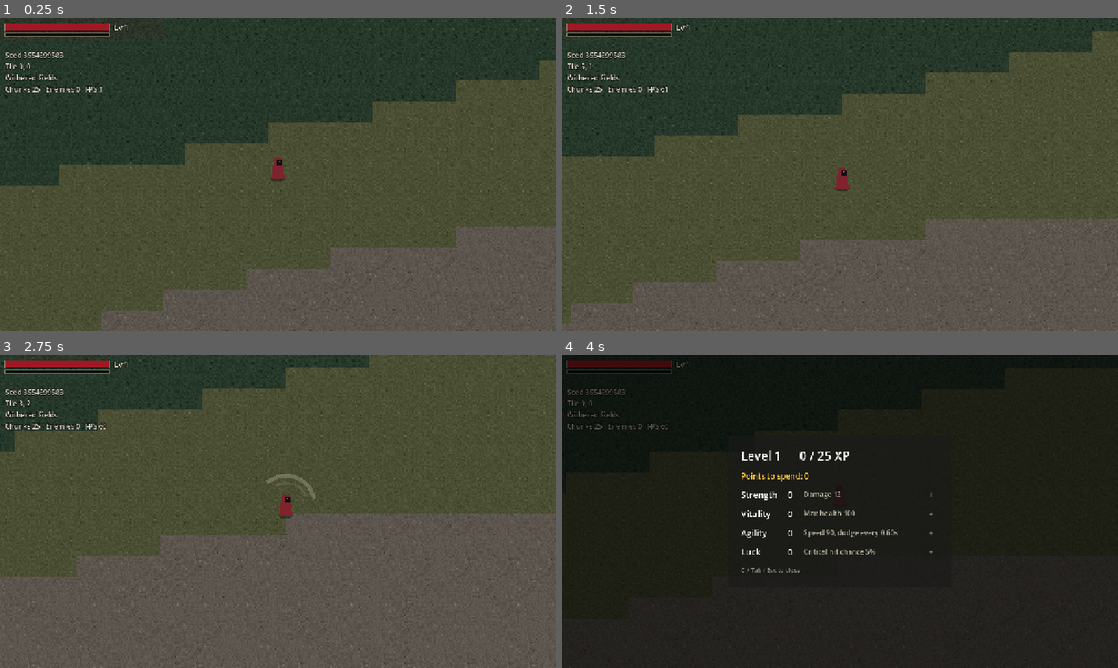
Above: before the commit, frames 1-4 (two rows, left to right).
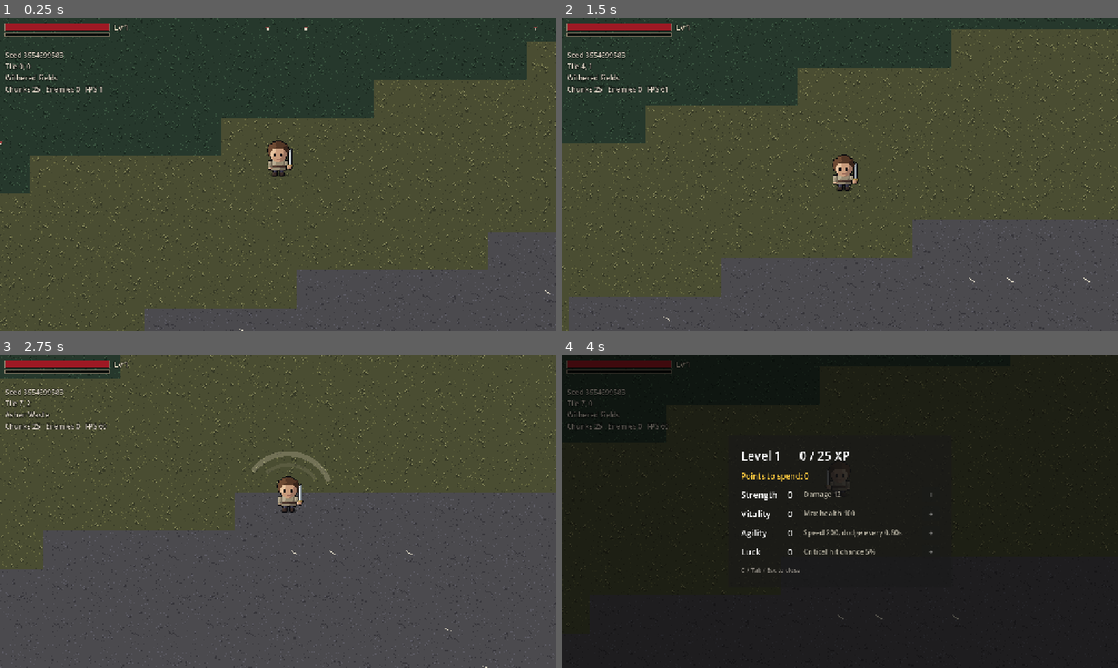
Above: after the commit, the same moments.

Repository: snamberi/Hall-Through-Heart
Game: Godot game, scene res://scenes/main.tscn
Same seed, same stepped clock (60 frames per second), same inputs: the game is played once before the commit and once after it.
Inputs (mouse positions are in pixels of both pictures, inside the frame that each line leads up to):
- Up to frame 1 (0.25 s): no input
- Up to frame 2 (1.5 s): tap Enter at 0.5 s; move the mouse to (962, 158) at 0.52 s; press the mouse at (962, 158) at 0.53 s; hold D (move_right) 0.53-1.28 s; tap Space (dodge) at 0.8, 1.35 s; move the mouse to (728, 190) at 1.27 s; release the mouse at (728, 190) at 1.28 s; hold S (move_down) from 1.28 s (still down)
- Up to frame 3 (2.75 s): click (166, 527) at 1.55 s; move the mouse to (333, 442) at 2.02 s; release S (move_down) at 2.03 s; press the mouse at (333, 442) at 2.03 s; hold D (move_right) from 2.03 s (still down); tap Space (dodge) at 2.3 s
- Up to frame 4 (4 s): move the mouse to (812, 574) at 2.77 s; release D (move_right) at 2.78 s; release the mouse at (812, 574) at 2.78 s; hold W (move_up) 2.78-3.53 s; tap Space (dodge) at 2.85, 3.8 s; click (812, 574) at 3.05 s; move the mouse to (1006, 558) at 3.52 s; hold A (move_left) from 3.53 s (still down); hold C (toggle_stats) from 3.53 s (still down)

The runs differ from the first frame. In frame 1, 12% of the frame differs, in the area x 0-100%, y 0-100%; in frame 2, 14%; in frame 3, 18%; in frame 4, 0.7%.

Commit message:
Replace placeholder shapes with 44px pixel art
Adds a plain human player sprite, a redrawn Husk, and a 44px terrain
atlas with eight variants per terrain type, all produced by
tools/generate_art.py. Tiles are now 44px, the camera zooms 2x, and
movement, combat, and spawn distances are rescaled to match.

Co-Authored-By: Claude Fable 5.2 <noreply@anthropic.com>
Claude-Session: https://claude.ai/code/session_018VKRMzBJrrQDcMAxNX13Ea

Diff:
--- a/scenes/enemies/husk.tscn
+++ b/scenes/enemies/husk.tscn
@@ -1,11 +1,13 @@
-[gd_scene load_steps=5 format=3]
+[gd_scene load_steps=6 format=3]
 
 [ext_resource type="Script" path="res://scripts/enemies/enemy.gd" id="1_enemy"]
 [ext_resource type="Script" path="res://scripts/combat/health.gd" id="2_health"]
 [ext_resource type="Script" path="res://scripts/ui/world_health_bar.gd" id="3_bar"]
 
+[ext_resource type="Texture2D" path="res://assets/sprites/husk.png" id="4_sprite"]
+
 [sub_resource type="CircleShape2D" id="shape_feet"]
-radius = 4.5
+radius = 10.0
 
 [node name="Husk" type="CharacterBody2D"]
 collision_layer = 4
@@ -22,19 +24,11 @@
 
 [node name="Visual" type="Node2D" parent="."]
 
-[node name="Shadow" type="Polygon2D" parent="Visual"]
-color = Color(0, 0, 0, 0.35)
-polygon = PackedVector2Array(-6, 3, -4, 1, 4, 1, 6, 3, 4, 5, -4, 5)
-
-[node name="Body" type="Polygon2D" parent="Visual"]
-color = Color(0.56, 0.6, 0.5, 1)
-polygon = PackedVector2Array(-4, 3, -5, -4, -3, -9, 1, -11, 5, -9, 5, -5, 3, -3, 4, 3)
-
-[node name="Maw" type="Polygon2D" parent="Visual"]
-color = Color(0.12, 0.07, 0.09, 1)
-polygon = PackedVector2Array(1, -8, 4, -8, 4, -5, 2, -5)
+[node name="Sprite" type="Sprite2D" parent="Visual"]
+position = Vector2(0, -19)
+texture = ExtResource("4_sprite")
 
 [node name="HealthBar" type="Node2D" parent="."]
-position = Vector2(0, -15)
+position = Vector2(0, -46)
 z_index = 10
 script = ExtResource("3_bar")
--- a/scenes/player.tscn
+++ b/scenes/player.tscn
@@ -6,8 +6,10 @@
 
 [ext_resource type="Script" path="res://scripts/player/player_stats.gd" id="4_stats"]
 
+[ext_resource type="Texture2D" path="res://assets/sprites/player.png" id="5_sprite"]
+
 [sub_resource type="CircleShape2D" id="shape_feet"]
-radius = 4.5
+radius = 10.0
 
 [node name="Player" type="CharacterBody2D" groups=["player"]]
 collision_layer = 2
@@ -26,28 +28,16 @@
 
 [node name="Visual" type="Node2D" parent="."]
 
-[node name="Shadow" type="Polygon2D" parent="Visual"]
-color = Color(0, 0, 0, 0.35)
-polygon = PackedVector2Array(-6, 3, -4, 1, 4, 1, 6, 3, 4, 5, -4, 5)
-
-[node name="Cloak" type="Polygon2D" parent="Visual"]
-color = Color(0.5, 0.14, 0.18, 1)
-polygon = PackedVector2Array(-5, 3, -4, -6, -2, -13, 2, -13, 4, -6, 5, 3)
-
-[node name="Hood" type="Polygon2D" parent="Visual"]
-color = Color(0.09, 0.06, 0.08, 1)
-polygon = PackedVector2Array(-1, -11, 3, -11, 3, -7, -1, -7)
-
-[node name="Eye" type="Polygon2D" parent="Visual"]
-color = Color(0.92, 0.85, 0.7, 1)
-polygon = PackedVector2Array(1, -10, 2, -10, 2, -9, 1, -9)
+[node name="Sprite" type="Sprite2D" parent="Visual"]
+position = Vector2(0, -19)
+texture = ExtResource("5_sprite")
 
 [node name="Slash" type="Node2D" parent="."]
-position = Vector2(0, -5)
+position = Vector2(0, -14)
 z_index = 5
 script = ExtResource("3_slash")
 
 [node name="Camera" type="Camera2D" parent="."]
-zoom = Vector2(3, 3)
+zoom = Vector2(2, 2)
 position_smoothing_enabled = true
 position_smoothing_speed = 8.0
--- a/scripts/combat/slash_effect.gd
+++ b/scripts/combat/slash_effect.gd
@@ -24,5 +24,5 @@
 
 
 func _draw() -> void:
-	draw_arc(Vector2.ZERO, _radius * 0.8, -_arc / 2.0, _arc / 2.0, 16, Color(0.95, 0.9, 0.8), 3.0)
-	draw_arc(Vector2.ZERO, _radius * 0.6, -_arc / 2.5, _arc / 2.5, 12, Color(0.95, 0.9, 0.8, 0.4), 2.0)
+	draw_arc(Vector2.ZERO, _radius * 0.8, -_arc / 2.0, _arc / 2.0, 16, Color(0.95, 0.9, 0.8), 6.0)
+	draw_arc(Vector2.ZERO, _radius * 0.6, -_arc / 2.5, _arc / 2.5, 12, Color(0.95, 0.9, 0.8, 0.4), 4.0)
--- a/scripts/enemies/enemy.gd
+++ b/scripts/enemies/enemy.gd
@@ -10,9 +10,9 @@
 enum State { WANDER, CHASE, WINDUP, LUNGE, RECOVER, STAGGER, DEAD }
 
 @export_group("Movement")
-@export var move_speed := 48.0
+@export var move_speed := 105.0
 ## Roughly how wide the enemy is; used for hits and for spacing from others.
-@export var body_radius := 6.0
+@export var body_radius := 13.0
 
 @export_group("Rewards")
 ## Experience given to the player when this enemy dies.
@@ -20,16 +20,16 @@
 
 @export_group("Senses")
 ## The enemy notices the player inside this distance, in pixels.
-@export var aggro_radius := 120.0
+@export var aggro_radius := 270.0
 ## The enemy gives up once the player is this far away.
-@export var leash_radius := 230.0
+@export var leash_radius := 520.0
 
 @export_group("Attack")
 @export var contact_damage := 10.0
 ## The enemy starts its wind-up when the player is this close.
-@export var attack_range := 34.0
+@export var attack_range := 76.0
 @export var windup_time := 0.45
-@export var lunge_speed := 210.0
+@export var lunge_speed := 470.0
 @export var lunge_time := 0.22
 @export var recover_time := 0.7
 
@@ -84,17 +84,17 @@
 				_visual.modulate = Color.WHITE
 		State.LUNGE:
 			velocity = _direction * lunge_speed
-			if has_target and not _has_hit and to_target.length() < body_radius + 6.0:
+			if has_target and not _has_hit and to_target.length() < body_radius + 13.0:
 				_has_hit = true
 				target.take_damage(contact_damage, global_position)
 			if _state_time_left == 0.0:
 				_enter(State.RECOVER, recover_time)
 		State.RECOVER:
-			velocity = velocity.move_toward(Vector2.ZERO, 900.0 * delta)
+			velocity = velocity.move_toward(Vector2.ZERO, 2000.0 * delta)
 			if _state_time_left == 0.0:
 				state = State.CHASE
 		State.STAGGER:
-			velocity = velocity.move_toward(Vector2.ZERO, 700.0 * delta)
+			velocity = velocity.move_toward(Vector2.ZERO, 1600.0 * delta)
 			if _state_time_left == 0.0:
 				state = State.CHASE
 
@@ -135,7 +135,7 @@
 		if other == null or other == self:
 			continue
 		var offset := global_position - other.global_position
-		var spacing := body_radius + other.body_radius + 4.0
+		var spacing := body_radius + other.body_radius + 8.0
 		if offset.length() < spacing and offset.length() > 0.01:
 			push += offset.normalized() * (spacing - offset.length()) * 6.0
 	return push
--- a/scripts/enemies/enemy_spawner.gd
+++ b/scripts/enemies/enemy_spawner.gd
@@ -9,13 +9,13 @@
 ## Seconds between spawn attempts.
 @export var spawn_interval := 1.0
 ## Enemies appear between these distances from the player, in pixels.
-## The minimum must stay larger than half the screen diagonal (about 245).
-@export var min_spawn_distance := 270.0
-@export var max_spawn_distance := 420.0
+## The minimum must stay larger than half the screen diagonal (about 370).
+@export var min_spawn_distance := 410.0
+@export var max_spawn_distance := 640.0
 ## Enemies further than this from the player are removed.
-@export var despawn_distance := 650.0
+@export var despawn_distance := 1000.0
 ## No spawns within this many tiles of the world origin.
-@export var safe_radius_tiles := 32.0
+@export var safe_radius_tiles := 16.0
 
 var _world: World
 var _player: Player
@@ -43,7 +43,7 @@
 func _on_enemy_died(enemy: Enemy) -> void:
 	_player.stats.add_xp(enemy.xp_reward)
 	DamageNumber.spawn_text(
-		self, enemy.global_position + Vector2(0, -8), "+%d XP" % enemy.xp_reward, Color(0.6, 0.85, 1.0), 12
+		self, enemy.global_position + Vector2(0, -24), "+%d XP" % enemy.xp_reward, Color(0.6, 0.85, 1.0), 12
 	)
 
 
--- a/scripts/player/player.gd
+++ b/scripts/player/player.gd
@@ -6,24 +6,24 @@
 enum State { MOVE, ATTACK, DODGE, DEAD }
 
 @export_group("Movement")
-@export var move_speed := 90.0
+@export var move_speed := 200.0
 ## How quickly the player reaches full speed and stops, in pixels/second².
-@export var acceleration := 900.0
+@export var acceleration := 2200.0
 
 @export_group("Attack")
 @export var attack_damage := 12.0
 ## How far the swing reaches, in pixels.
-@export var attack_range := 28.0
+@export var attack_range := 64.0
 ## Width of the swing, in degrees.
 @export var attack_arc := 120.0
 ## How long the player is committed to a swing.
 @export var attack_duration := 0.16
 @export var attack_cooldown := 0.34
 ## How hard a hit shoves an enemy back, in pixels/second.
-@export var attack_knockback := 170.0
+@export var attack_knockback := 380.0
 
 @export_group("Dodge")
-@export var dodge_speed := 250.0
+@export var dodge_speed := 560.0
 ## The player cannot be hurt for the length of the dodge.
 @export var dodge_duration := 0.22
 @export var dodge_cooldown := 0.6
@@ -90,7 +90,7 @@
 	state = State.ATTACK
 	_state_time_left = attack_duration
 	_attack_cooldown_left = attack_cooldown
-	velocity = direction * 60.0
+	velocity = direction * 130.0
 	_slash.play(direction, attack_range, deg_to_rad(attack_arc), attack_duration + 0.08)
 
 	var half_arc := deg_to_rad(attack_arc) / 2.0
@@ -122,7 +122,7 @@
 		died.emit()
 		return
 	_invulnerable_left = hurt_invulnerability
-	velocity = source_position.direction_to(global_position) * 140.0
+	velocity = source_position.direction_to(global_position) * 300.0
 
 
 ## Brings the player back at full health. Main calls this after moving them.
--- a/scripts/player/player_stats.gd
+++ b/scripts/player/player_stats.gd
@@ -16,7 +16,7 @@
 const BASE_MAX_HEALTH := 100.0
 const HEALTH_PER_VITALITY := 12.0
 const DAMAGE_PER_STRENGTH := 2.0
-const SPEED_PER_AGILITY := 2.0
+const SPEED_PER_AGILITY := 4.0
 const BASE_CRITICAL_CHANCE := 0.05
 const CRITICAL_PER_LUCK := 0.015
 const MAX_CRITICAL_CHANCE := 0.6
--- a/scripts/ui/damage_number.gd
+++ b/scripts/ui/damage_number.gd
@@ -2,7 +2,7 @@
 extends Label
 ## A number that floats up from a hit and fades out.
 
-const RISE := 14.0
+const RISE := 30.0
 const LIFETIME := 0.6
 
 
@@ -21,10 +21,10 @@
 	label.add_theme_color_override("font_color", color)
 	label.add_theme_color_override("font_outline_color", Color.BLACK)
 	label.add_theme_constant_override("outline_size", 4)
-	# The camera zooms in 3x; shrink so the text stays small and sharp.
-	label.scale = Vector2.ONE / 3.0
+	# The camera zooms in 2x; shrink so the text stays small and sharp.
+	label.scale = Vector2.ONE / 2.0
 	label.z_index = 100
-	label.position = world_position + Vector2(randf_range(-4.0, 4.0), -16.0)
+	label.position = world_position + Vector2(randf_range(-10.0, 10.0), -46.0)
 	parent.add_child(label)
 
 	var tween := label.create_tween().set_parallel()
--- a/scripts/ui/world_health_bar.gd
+++ b/scripts/ui/world_health_bar.gd
@@ -1,7 +1,7 @@
 extends Node2D
 ## Small bar above an enemy. Hidden until the enemy has been hurt.
 
-const SIZE := Vector2(14.0, 2.0)
+const SIZE := Vector2(30.0, 4.0)
 
 var _fraction := 1.0
 
--- a/scripts/world/terrain_tiles.gd
+++ b/scripts/world/terrain_tiles.gd
@@ -1,13 +1,14 @@
 class_name TerrainTiles
 extends RefCounted
-## Terrain tile definitions and the placeholder tileset.
+## Terrain tile definitions and the tileset built from the terrain atlas.
 ##
-## The tileset is painted in code so the game runs with no art files.
-## To use real art later, replace build_tileset() with a TileSet resource
-## that keeps the same layout: one row per Type, one column per variant.
+## The atlas image has one row per Type (in enum order) and one column per
+## look-alike variant. Replace the PNG with new art of the same layout to
+## reskin the world.
 
-const TILE_SIZE := 16
-const VARIANTS := 4
+const TILE_SIZE := 44
+const VARIANTS := 8
+const ATLAS: Texture2D = preload("res://assets/tiles/terrain.png")
 
 enum Type {
 	DEEP_WATER,
@@ -31,15 +32,16 @@
 	"Cragstone",
 ]
 
+## Flat colour for each type, for maps and previews.
 const COLORS: Array[Color] = [
-	Color("10141d"),
-	Color("1d2a38"),
-	Color("3a3229"),
-	Color("5b554e"),
-	Color("4b4f33"),
-	Color("26382a"),
-	Color("2c3327"),
-	Color("24232b"),
+	Color("141b2b"),
+	Color("23364a"),
+	Color("3d342c"),
+	Color("4b4a4e"),
+	Color("4a4d32"),
+	Color("26382c"),
+	Color("2e3528"),
+	Color("3a3944"),
 ]
 
 ## Tiles the player cannot walk through.
@@ -54,30 +56,6 @@
 	return SOLID[type]
 
 
-static func build_atlas_image() -> Image:
-	var rng := RandomNumberGenerator.new()
-	rng.seed = 7411
-	var image := Image.create(
-		VARIANTS * TILE_SIZE, Type.size() * TILE_SIZE, false, Image.FORMAT_RGBA8
-	)
-	for type in Type.size():
-		var base: Color = COLORS[type]
-		for variant in VARIANTS:
-			for y in TILE_SIZE:
-				for x in TILE_SIZE:
-					var shade := rng.randf_range(-0.035, 0.035)
-					# A few stronger flecks give each variant its own grain.
-					if rng.randf() < 0.06:
-						shade += rng.randf_range(-0.09, 0.09)
-					var color := Color(
-						clampf(base.r + shade, 0.0, 1.0),
-						clampf(base.g + shade, 0.0, 1.0),
-						clampf(base.b + shade, 0.0, 1.0)
-					)
-					image.set_pixel(variant * TILE_SIZE + x, type * TILE_SIZE + y, color)
-	return image
-
-
 static func build_tileset() -> TileSet:
 	var tile_set := TileSet.new()
 	tile_set.tile_size = Vector2i(TILE_SIZE, TILE_SIZE)
@@ -86,7 +64,7 @@
 	tile_set.set_physics_layer_collision_mask(0, 0)
 
 	var source := TileSetAtlasSource.new()
-	source.texture = ImageTexture.create_from_image(build_atlas_image())
+	source.texture = ATLAS
 	source.texture_region_size = Vector2i(TILE_SIZE, TILE_SIZE)
 	tile_set.add_source(source, 0)
 
--- a/scripts/world/world.gd
+++ b/scripts/world/world.gd
@@ -6,7 +6,7 @@
 ## are freed. Each chunk is its own TileMapLayer.
 
 ## Chunk width and height, in tiles.
-const CHUNK_SIZE := 32
+const CHUNK_SIZE := 16
 
 ## How many chunks to keep loaded in every direction from the target.
 @export_range(1, 6) var load_radius := 2
--- a/scripts/world/world_generator.gd
+++ b/scripts/world/world_generator.gd
@@ -8,8 +8,8 @@
 ## the generated terrain inside their footprint.
 
 ## Tiles around the origin that are always open ground, so the start is safe.
-const SANCTUARY_INNER := 8.0
-const SANCTUARY_OUTER := 26.0
+const SANCTUARY_INNER := 5.0
+const SANCTUARY_OUTER := 14.0
 
 var world_seed: int
 
@@ -22,13 +22,13 @@
 
 	_elevation.seed = p_seed
 	_elevation.noise_type = FastNoiseLite.TYPE_SIMPLEX
-	_elevation.frequency = 0.006
+	_elevation.frequency = 0.009
 	_elevation.fractal_type = FastNoiseLite.FRACTAL_FBM
 	_elevation.fractal_octaves = 5
 
 	_moisture.seed = p_seed + 1013
 	_moisture.noise_type = FastNoiseLite.TYPE_SIMPLEX
-	_moisture.frequency = 0.004
+	_moisture.frequency = 0.006
 	_moisture.fractal_type = FastNoiseLite.FRACTAL_FBM
 	_moisture.fractal_octaves = 3
 
Binary file added: assets/sprites/husk.png
Not shown, added: assets/sprites/husk.png.import
Binary file added: assets/sprites/player.png
Not shown, added: assets/sprites/player.png.import
Binary file added: assets/tiles/terrain.png
Not shown, added: assets/tiles/terrain.png.import
Not shown: 1 places in scenes/player.tscn that only renumber resources
Not shown, added: tools/.gdignore
